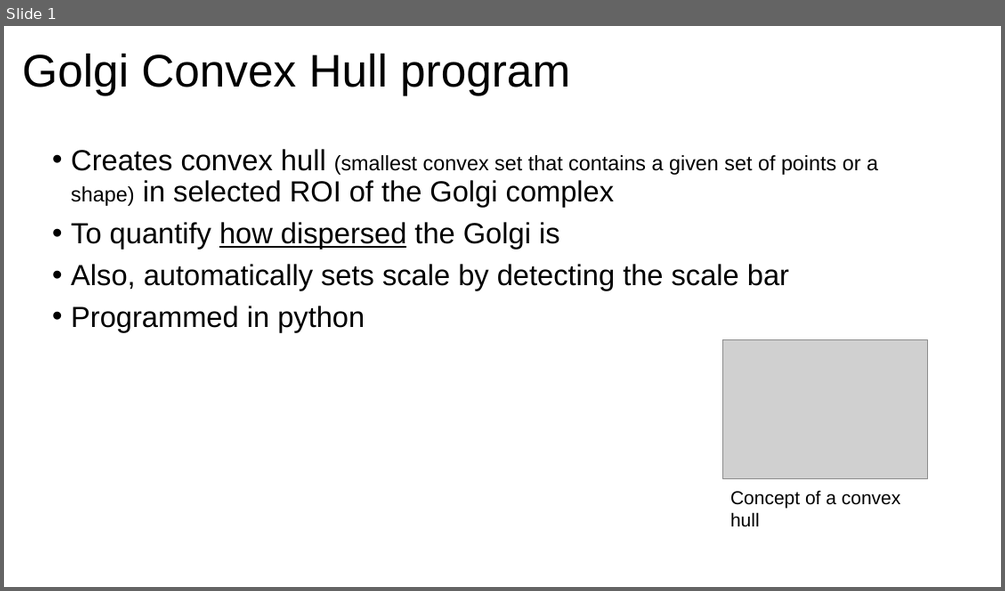
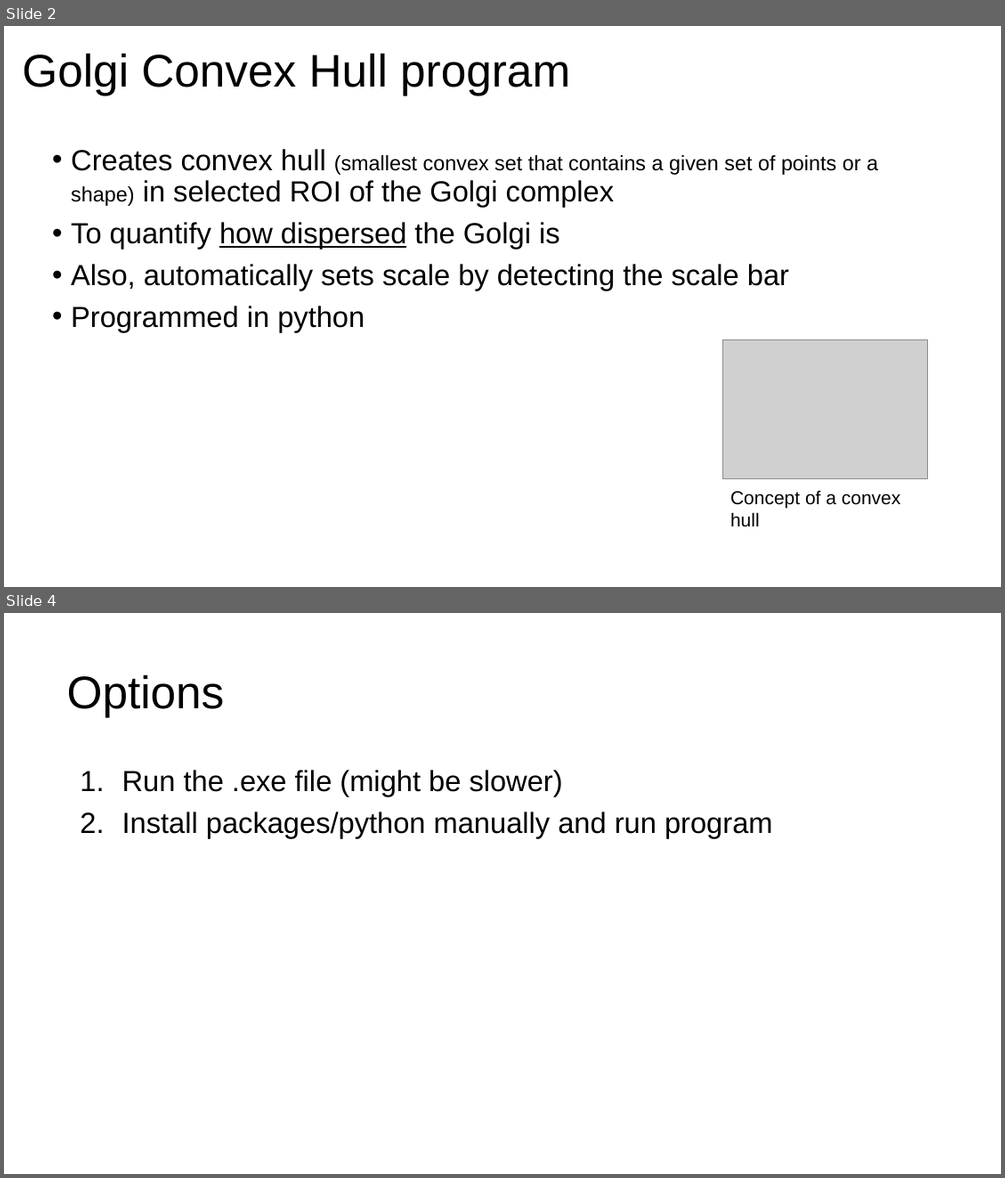
Before and after one commit to ashley200303/Golgi-dispersion, a slide deck: How to use Golgi convex hull program.pptx. Shown one above the other, each under a label of ours: slide 1 before the commit, slides 2 and 4 after it; the slides between them are not shown. The pictures are 1005x591 and 1005x1178 pixels, drawn with LibreOffice and Linux fonts; fonts in the diff are those of the drawing; grey boxes stand for pictures. Boxes give left, top, right and bottom in pixels: in the first picture for what was removed or moved away, otherwise in the second. Text is boxed around its words. In the diff, an @@ line names an element or a change of style, - is before the commit and + after.

```diff
--- a/How to use Golgi convex hull program.pptx
+++ b/How to use Golgi convex hull program.pptx
@@ slide 4 added at (x1=4, y1=613, x2=1001, y2=1174), background #FFFFFF @@
@@ title added at (x1=67, y1=674, x2=225, y2=717), 44 pt, text #000000 @@
+Options
@@ text added at (x1=122, y1=770, x2=773, y2=838), 28 pt, text #000000 @@
+1. Run the .exe file (might be slower)
+2. Install packages/python manually and run program
@@ what was slide 1 is now slide 2 @@
```
Also in this commit, not shown: 2 slides changed, 4 other slides added, 1 slide removed.
